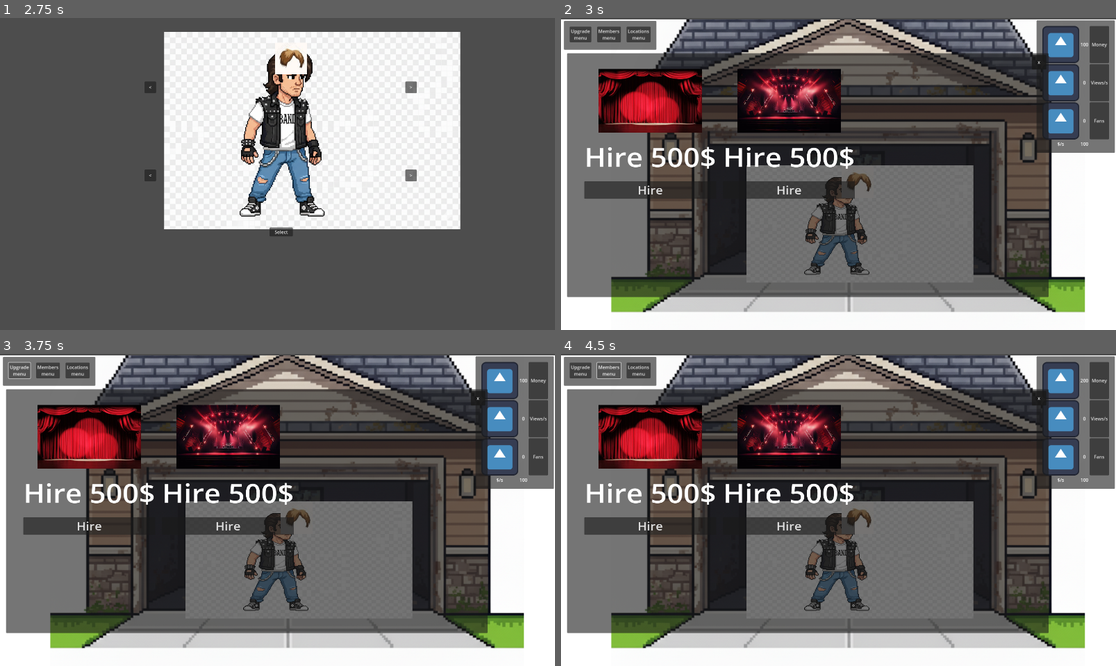
Above: before the commit, frames 1-4 (two rows, left to right).
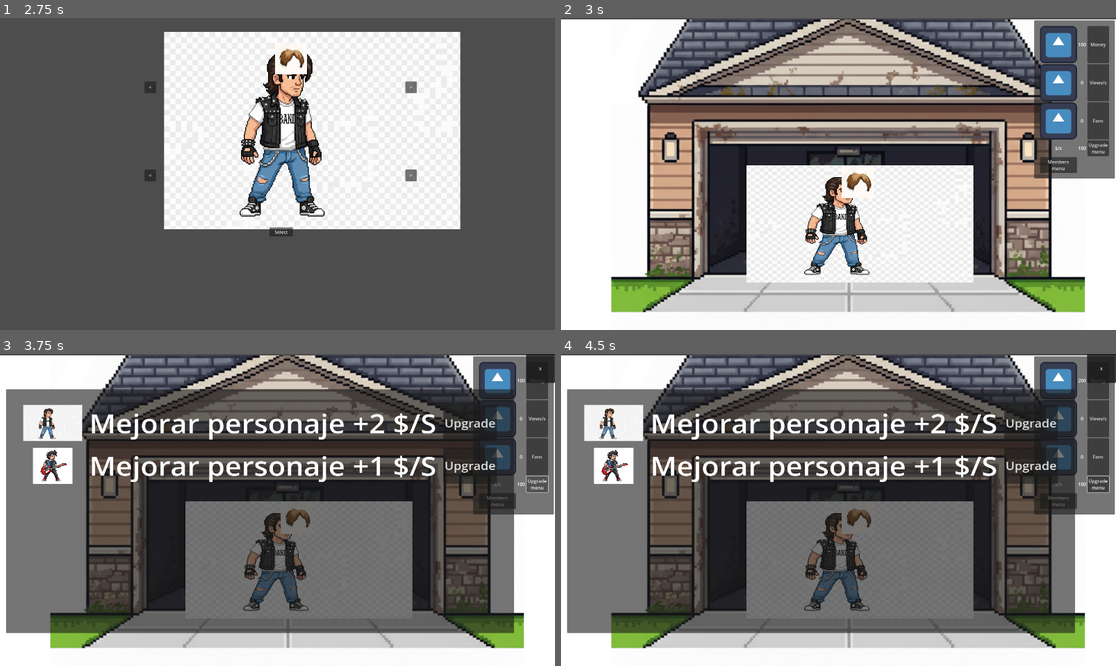
Above: after the commit, the same moments.

Repository: Geluco/music-band-tycoon
Game: Godot game, scene res://scenes/menu.tscn
The game is run twice, just before and just after one commit, with the same random seed, the same clock (stepped at 60 frames per second) and the same inputs. The engine's default icon, where the game draws it, is replaced by a stand-in: a white triangle on a blue panel in a dark square.
Inputs:
- Up to frame 1 (2.75 s): click "Options" at 0.5 s; click "Back" at 1.25 s; click "Play" at 2 s
- Up to frame 2 (3 s): click "Select" at 2.75 s
- Up to frame 3 (3.75 s): click "Upgrade menu" at 3.5 s
- Up to frame 4 (4.5 s): click "Members menu" at 4.25 s

Frame 1 is identical in both runs. In frame 2, 61% of the frame differs, in the area x 0-100%, y 0-90%; in frame 3, 21%; in frame 4, 21%.
Error before the commit: Invalid access to property or key 'pressed' on a base object of type 'null instance'. (res://scripts/canvas_stats.gd:38)

Commit message:
restauracion juego otra vez

Diff:
--- a/scenes/canvasStats.tscn
+++ b/scenes/canvasStats.tscn
@@ -92,42 +92,18 @@
 horizontal_alignment = 1
 script = ExtResource("6_m2vbg")
 
-[node name="PanelStats2" type="PanelContainer" parent="CanvasLayer"]
-offset_left = 10.0
-offset_top = 10.0
-offset_right = 227.0
-offset_bottom = 110.0
-
-[node name="MarginStats" type="MarginContainer" parent="CanvasLayer/PanelStats2"]
-layout_mode = 2
-theme_override_constants/margin_left = 20
-theme_override_constants/margin_top = 20
-theme_override_constants/margin_right = 20
-theme_override_constants/margin_bottom = 20
-
-[node name="GridStats" type="GridContainer" parent="CanvasLayer/PanelStats2/MarginStats"]
-layout_mode = 2
-theme_override_constants/h_separation = 20
-columns = 6
-
-[node name="Button_upgrade_menu" type="Button" parent="CanvasLayer/PanelStats2/MarginStats/GridStats"]
+[node name="Button_upgrade_menu" type="Button" parent="CanvasLayer/PanelStats/MarginStats/GridStats"]
 layout_mode = 2
 text = "Upgrade
 menu"
 
-[node name="Button_members_menu" type="Button" parent="CanvasLayer/PanelStats2/MarginStats/GridStats"]
+[node name="Button_members_menu" type="Button" parent="CanvasLayer/PanelStats/MarginStats/GridStats"]
 layout_mode = 2
 text = "Members
-menu"
-
-[node name="Button_locations_menu" type="Button" parent="CanvasLayer/PanelStats2/MarginStats/GridStats"]
-layout_mode = 2
-text = "Locations
 menu"
 
 [connection signal="pressed" from="CanvasLayer/PanelStats/MarginStats/GridStats/ButtonMoney" to="." method="_on_button_money_pressed"]
 [connection signal="pressed" from="CanvasLayer/PanelStats/MarginStats/GridStats/ButtonViews" to="." method="_on_button_views_pressed"]
 [connection signal="pressed" from="CanvasLayer/PanelStats/MarginStats/GridStats/ButtonFans" to="." method="_on_button_fans_pressed"]
-[connection signal="pressed" from="CanvasLayer/PanelStats2/MarginStats/GridStats/Button_upgrade_menu" to="." method="_on_button_upgrade_menu_pressed"]
-[connection signal="pressed" from="CanvasLayer/PanelStats2/MarginStats/GridStats/Button_members_menu" to="." method="_on_button_members_menu_pressed"]
-[connection signal="pressed" from="CanvasLayer/PanelStats2/MarginStats/GridStats/Button_locations_menu" to="." method="_on_button_locations_menu_pressed"]
+[connection signal="pressed" from="CanvasLayer/PanelStats/MarginStats/GridStats/Button_upgrade_menu" to="." method="_on_button_upgrade_menu_pressed"]
+[connection signal="pressed" from="CanvasLayer/PanelStats/MarginStats/GridStats/Button_members_menu" to="." method="_on_button_members_menu_pressed"]
--- a/scenes/main_node.tscn
+++ b/scenes/main_node.tscn
@@ -6,22 +6,19 @@
 [ext_resource type="Texture2D" uid="uid://b6xs62muedwl3" path="res://img/main_character.png" id="3_63mur"]
 [ext_resource type="PackedScene" uid="uid://jm0yeyo3yq2v" path="res://scenes/menuUpgrades.tscn" id="3_32378"]
 [ext_resource type="PackedScene" uid="uid://cauv6vdrywn5w" path="res://scenes/menu_members.tscn" id="3_brsxu"]
-[ext_resource type="PackedScene" uid="uid://l2rihofdinop" path="res://scenes/menu_locations.tscn" id="5_mbi2d"]
 [ext_resource type="Texture2D" uid="uid://dynfuy07ji6xf" path="res://img/image001.png" id="7_p3mmm"]
 
 [node name="Main Node" type="Node2D"]
 script = ExtResource("1_brsxu")
 
-[node name="CanvasStats" parent="." instance=ExtResource("2_p3mmm")]
+[node name="canvasStats" parent="." instance=ExtResource("2_p3mmm")]
 
 [node name="MenuUpgrades" parent="." instance=ExtResource("3_32378")]
 position = Vector2(0, 1)
 
 [node name="MenuMembers" parent="." instance=ExtResource("3_brsxu")]
 
-[node name="menu_locations" parent="." instance=ExtResource("5_mbi2d")]
-
-[node name="Background" type="Sprite2D" parent="."]
+[node name="Garage" type="Sprite2D" parent="."]
 position = Vector2(964, 543)
 scale = Vector2(1.00885, 0.996296)
 texture = ExtResource("2_63mur")
--- a/scenes/menu_locations.tscn
+++ /dev/null
@@ -1,147 +0,0 @@
-[gd_scene load_steps=10 format=3 uid="uid://l2rihofdinop"]
-
-[ext_resource type="Script" uid="uid://cwkrmjm1vqt1s" path="res://scripts/menu_locations.gd" id="1_rpxht"]
-[ext_resource type="Texture2D" uid="uid://dbpd1qitj8nym" path="res://img/garaje.png" id="2_cag3g"]
-[ext_resource type="Script" uid="uid://dp4axmnl7q35n" path="res://scripts/charac_info.gd" id="3_2sov7"]
-[ext_resource type="Texture2D" uid="uid://dc55fkjdrreyr" path="res://img/escenario1.jpg" id="4_qteu3"]
-[ext_resource type="Texture2D" uid="uid://ba5lfy7iobrin" path="res://img/escenario2.jpg" id="5_27gp1"]
-[ext_resource type="PackedScene" uid="uid://8rdlqav878pv" path="res://scenes/main_node.tscn" id="6_gppnv"]
-
-[sub_resource type="Resource" id="Resource_gppnv"]
-script = ExtResource("3_2sov7")
-key = "0"
-img = ExtResource("2_cag3g")
-metadata/_custom_type_script = "uid://dp4axmnl7q35n"
-
-[sub_resource type="Resource" id="Resource_cag3g"]
-script = ExtResource("3_2sov7")
-key = "1"
-img = ExtResource("4_qteu3")
-metadata/_custom_type_script = "uid://dp4axmnl7q35n"
-
-[sub_resource type="Resource" id="Resource_2sov7"]
-script = ExtResource("3_2sov7")
-key = "2"
-img = ExtResource("5_27gp1")
-metadata/_custom_type_script = "uid://dp4axmnl7q35n"
-
-[node name="menu_locations" type="Node2D"]
-script = ExtResource("1_rpxht")
-background_data = Array[ExtResource("3_2sov7")]([SubResource("Resource_gppnv"), SubResource("Resource_cag3g"), SubResource("Resource_2sov7")])
-background_scene = ExtResource("6_gppnv")
-
-[node name="CanvasLayer" type="CanvasLayer" parent="."]
-
-[node name="MenuUpgrades" type="PanelContainer" parent="CanvasLayer"]
-offset_left = 21.0
-offset_top = 122.0
-offset_right = 1694.0
-offset_bottom = 1046.0
-scale = Vector2(0.995755, 0.913314)
-metadata/_edit_use_anchors_ = true
-
-[node name="MarginUpgrades" type="MarginContainer" parent="CanvasLayer/MenuUpgrades"]
-layout_mode = 2
-theme_override_constants/margin_left = 50
-theme_override_constants/margin_top = 50
-theme_override_constants/margin_right = 50
-theme_override_constants/margin_bottom = 50
-
-[node name="GridUpgrades" type="GridContainer" parent="CanvasLayer/MenuUpgrades/MarginUpgrades"]
-layout_mode = 2
-columns = 2
-
-[node name="MarginImg1" type="MarginContainer" parent="CanvasLayer/MenuUpgrades/MarginUpgrades/GridUpgrades"]
-layout_mode = 2
-theme_override_constants/margin_left = 10
-theme_override_constants/margin_top = 10
-theme_override_constants/margin_right = 10
-theme_override_constants/margin_bottom = 10
-
-[node name="TextureRect" type="TextureRect" parent="CanvasLayer/MenuUpgrades/MarginUpgrades/GridUpgrades/MarginImg1"]
-layout_mode = 2
-texture = ExtResource("4_qteu3")
-expand_mode = 3
-stretch_mode = 5
-
-[node name="MarginImg2" type="MarginContainer" parent="CanvasLayer/MenuUpgrades/MarginUpgrades/GridUpgrades"]
-layout_mode = 2
-theme_override_constants/margin_left = 10
-theme_override_constants/margin_top = 10
-theme_override_constants/margin_right = 10
-theme_override_constants/margin_bottom = 10
-
-[node name="TextureRect" type="TextureRect" parent="CanvasLayer/MenuUpgrades/MarginUpgrades/GridUpgrades/MarginImg2"]
-layout_mode = 2
-texture = ExtResource("5_27gp1")
-stretch_mode = 5
-
-[node name="MaginText1" type="MarginContainer" parent="CanvasLayer/MenuUpgrades/MarginUpgrades/GridUpgrades"]
-layout_mode = 2
-theme_override_constants/margin_left = 10
-theme_override_constants/margin_top = 10
-theme_override_constants/margin_right = 10
-theme_override_constants/margin_bottom = 10
-
-[node name="Label" type="Label" parent="CanvasLayer/MenuUpgrades/MarginUpgrades/GridUpgrades/MaginText1"]
-layout_mode = 2
-theme_override_font_sizes/font_size = 100
-text = "Hire 500$"
-horizontal_alignment = 1
-vertical_alignment = 1
-
-[node name="MaginText2" type="MarginContainer" parent="CanvasLayer/MenuUpgrades/MarginUpgrades/GridUpgrades"]
-layout_mode = 2
-theme_override_constants/margin_left = 10
-theme_override_constants/margin_top = 10
-theme_override_constants/margin_right = 10
-theme_override_constants/margin_bottom = 10
-
-[node name="Label" type="Label" parent="CanvasLayer/MenuUpgrades/MarginUpgrades/GridUpgrades/MaginText2"]
-layout_mode = 2
-theme_override_font_sizes/font_size = 100
-text = "Hire 500$"
-horizontal_alignment = 1
-vertical_alignment = 1
-
-[node name="MarginButton1" type="MarginContainer" parent="CanvasLayer/MenuUpgrades/MarginUpgrades/GridUpgrades"]
-layout_mode = 2
-theme_override_constants/margin_left = 10
-theme_override_constants/margin_top = 10
-theme_override_constants/margin_right = 10
-theme_override_constants/margin_bottom = 10
-
-[node name="Button1" type="Button" parent="CanvasLayer/MenuUpgrades/MarginUpgrades/GridUpgrades/MarginButton1"]
-layout_mode = 2
-theme_override_font_sizes/font_size = 43
-text = "Hire"
-
-[node name="MarginButton2" type="MarginContainer" parent="CanvasLayer/MenuUpgrades/MarginUpgrades/GridUpgrades"]
-layout_mode = 2
-theme_override_constants/margin_left = 10
-theme_override_constants/margin_top = 10
-theme_override_constants/margin_right = 10
-theme_override_constants/margin_bottom = 10
-
-[node name="Button2" type="Button" parent="CanvasLayer/MenuUpgrades/MarginUpgrades/GridUpgrades/MarginButton2"]
-layout_mode = 2
-theme_override_font_sizes/font_size = 43
-text = "Hire"
-
-[node name="Panel_close_button" type="PanelContainer" parent="CanvasLayer"]
-anchors_preset = 1
-anchor_left = 1.0
-anchor_right = 1.0
-offset_left = -291.0
-offset_top = 128.0
-offset_right = -241.0
-offset_bottom = 178.0
-grow_horizontal = 0
-
-[node name="Button_close" type="Button" parent="CanvasLayer/Panel_close_button"]
-layout_mode = 2
-text = "x"
-
-[connection signal="pressed" from="CanvasLayer/MenuUpgrades/MarginUpgrades/GridUpgrades/MarginButton1/Button1" to="." method="_on_button_1_pressed"]
-[connection signal="pressed" from="CanvasLayer/MenuUpgrades/MarginUpgrades/GridUpgrades/MarginButton2/Button2" to="." method="_on_button_2_pressed"]
-[connection signal="pressed" from="CanvasLayer/Panel_close_button/Button_close" to="." method="_on_button_close_pressed"]
--- a/scripts/canvas_stats.gd
+++ b/scripts/canvas_stats.gd
@@ -7,15 +7,7 @@
 #declaracion de variables del menu de miembros
 @onready var open_button: Button = get_node("CanvasLayer/PanelStats/MarginStats/GridStats/Button_members_menu")
 var menu_members_Instance: Node = null
-var menu_members_canvas: CanvasLayer = null
-
-'''
-@onready var open_button_menu_locations: Button = get_node("CanvasLayer/PanelStats2/MarginStats/GridStats/Button_locations_menu")
-var menu_locations_Instance: Node = null
-var menu_locations_canvas: CanvasLayer = null
-'''
-
-
+var menu_members_Canvas: CanvasLayer = null
 
 #views al presionar boton
 func _on_button_views_pressed() -> void:
@@ -48,17 +40,7 @@
 	menu_members_Instance = menu_members.instantiate()
 	get_tree().root.add_child(menu_members_Instance)
 	# Busca el CanvasLayer dentro de la escena cargada
-	menu_members_canvas = menu_members_Instance.get_node("CanvasLayer")
-
-	#codigo boton mostrar menu localizaciones
-	'''
-	open_button_menu_locations.pressed.connect(_on_button_locations_menu_pressed)
-	var menu_locations = load("res://scenes/menu_locations.tscn")
-	menu_locations_Instance = menu_locations.instantiate()
-	get_tree().root.add_child(menu_locations_Instance)
-	# Busca el CanvasLayer dentro de la escena cargada
-	menu_locations_canvas = menu_locations_Instance.get_node("CanvasLayer")
-'''
+	menu_members_Canvas = menu_members_Instance.get_node("CanvasLayer")
 
 #funcion boton mostrar menu mejora
 func _on_button_upgrade_menu_pressed() -> void:
@@ -66,9 +48,4 @@
 
 #funcion boton mostrar menu miembros
 func _on_button_members_menu_pressed() -> void:
-	menu_members_canvas.show()
-
-'''
-func _on_button_locations_menu_pressed() -> void:
-	menu_locations_canvas.show()
-'''
+	menu_members_Canvas.show()
--- a/scripts/menu_locations.gd
+++ /dev/null
@@ -1,37 +0,0 @@
-extends Node2D
-
-
-@export var background_data:Array[CharacterData]
-@export var background_scene:PackedScene
-@onready var canvaslayer_locations=get_node("CanvasLayer")
-# Subimos al nodo padre (main_node) y buscamos el Sprite2D llamado "Background"
-@onready var background_node = get_parent().get_node_or_null("Background") as Sprite2D
-
-func _on_button_1_pressed() -> void:
-	if background_node:
-		# Verificamos que la textura exista
-		if background_data.size() > 1 and background_data[1].img:
-			background_node.texture = background_data[1].img
-			print_debug("Textura cambiada correctamente")
-		else:
-			print_debug("background_data[1].img no es válido")
-	else:
-		print_debug("No se encontró el nodo Background en el padre")
-
-
-
-func _on_button_2_pressed() -> void:
-	if background_node:
-		# Verificamos que la textura exista
-		if background_data.size() > 2 and background_data[2].img:
-			background_node.texture = background_data[2].img
-			print_debug("Textura cambiada correctamente")
-		else:
-			print_debug("background_data[1].img no es válido")
-	else:
-		print_debug("No se encontró el nodo Background en el padre")
-
-
-
-func _on_button_close_pressed() -> void:
-	canvaslayer_locations.hide()
Binary file added: imagenes/depositphotos_72106713-stock-illustration-womens-hairstyles-and-haircuts-set.jpg
Not shown, added: imagenes/depositphotos_72106713-stock-illustration-womens-hairstyles-and-haircuts-set.jpg.import
Renamed: img/escenario1.jpg -> imagenes/escenario1.jpg
Not shown, added: imagenes/escenario1.jpg.import
Renamed: img/escenario2.jpg -> imagenes/escenario2.jpg
Not shown, added: imagenes/escenario2.jpg.import
Binary file added: imagenes/pelo1.png
Not shown, added: imagenes/pelo1.png.import
Binary file added: imagenes/pelo2.png
Not shown, added: imagenes/pelo2.png.import
Not shown, removed: img/escenario1.jpg.import
Not shown, removed: img/escenario2.jpg.import
(and 12 more such lines)
